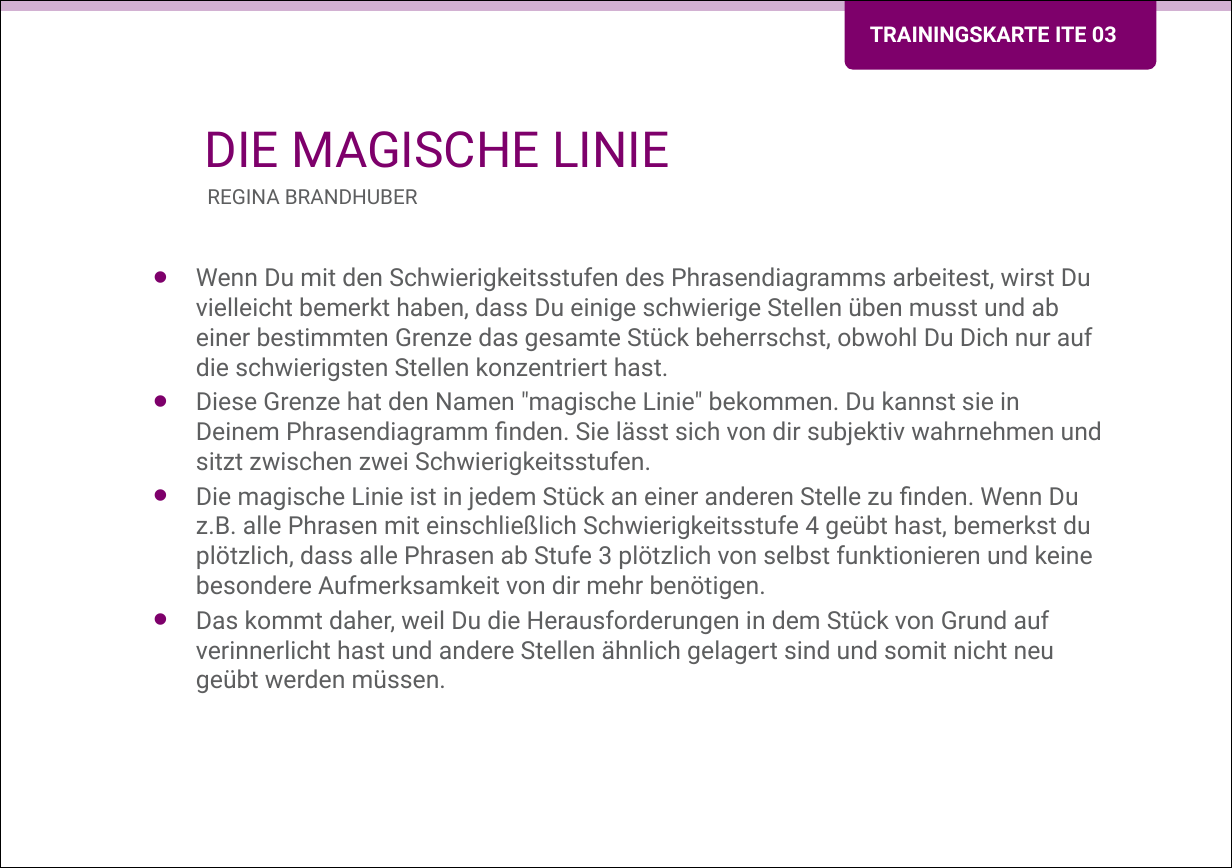
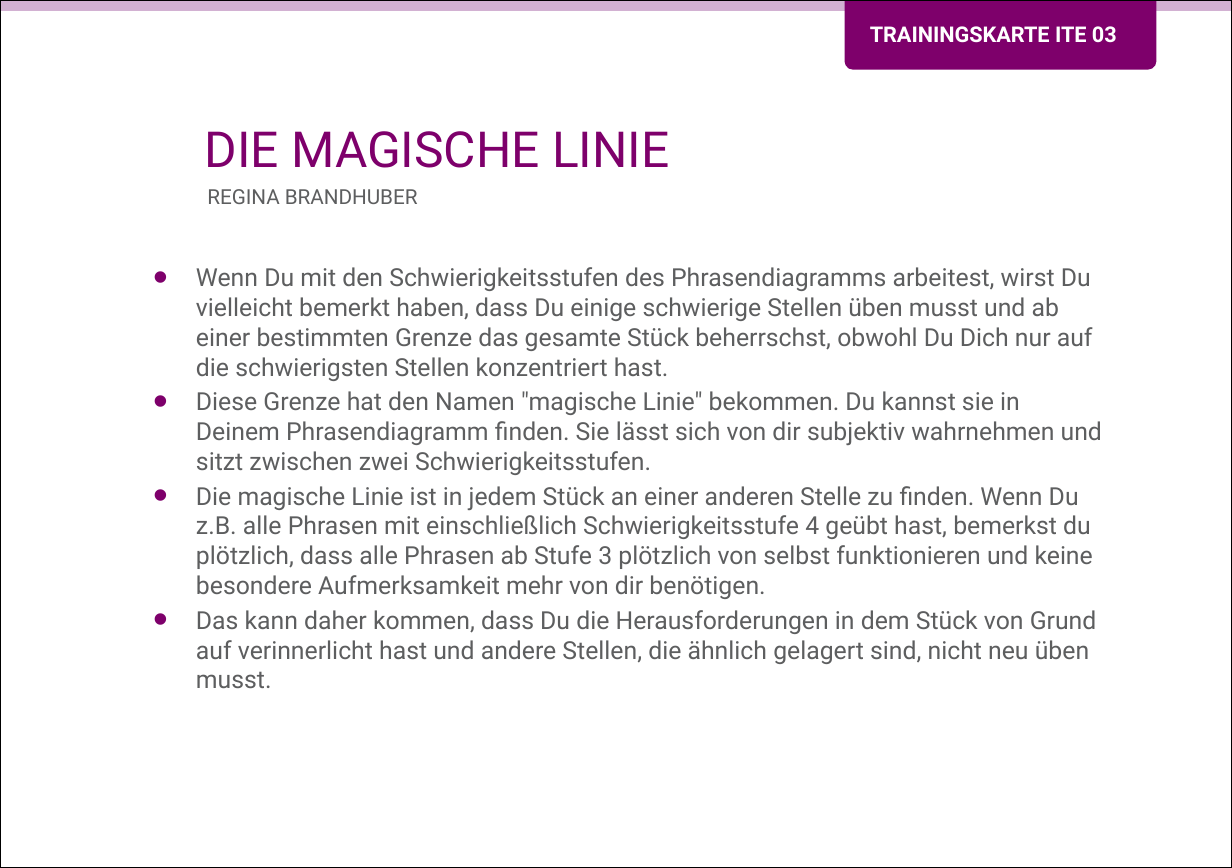
Before and after one commit to Teamtool/training-materials, a slide deck: slide 1 of training-cards/music moves/Iterative (ITE)/ger_ITE_03_Die_magische_Linie_MM_A.pptx. Drawn at 1232x868 pixels with LibreOffice and Linux fonts; fonts in the diff are those of the drawing; background and template pictures are left out. Boxes give left, top, right and bottom in pixels: in the first picture for what was removed or moved away, otherwise in the second. Text is boxed around its words. In the diff, an @@ line names an element or a change of style, - is before the commit and + after.

```diff
--- a/training-cards/music moves/Iterative (ITE)/ger_ITE_03_Die_magische_Linie_MM_A.pptx
+++ b/training-cards/music moves/Iterative (ITE)/ger_ITE_03_Die_magische_Linie_MM_A.pptx
@@ text at box(196, 486, 1097, 688): text changed @@
-• Die magische Linie ist in jedem Stück an einer anderen Stelle zu finden. Wenn Du z.B. alle Phrasen mit einschließlich Schwierigkeitsstufe 4 geübt hast, bemerkst du plötzlich, dass alle Phrasen ab Stufe 3 plötzlich von selbst funktionieren und keine besondere Aufmerksamkeit von dir mehr benötigen.
-• Das kommt daher, weil Du die Herausforderungen in dem Stück von Grund auf verinnerlicht hast und andere Stellen ähnlich gelagert sind und somit nicht neu geübt werden müssen.
+• Die magische Linie ist in jedem Stück an einer anderen Stelle zu finden. Wenn Du z.B. alle Phrasen mit einschließlich Schwierigkeitsstufe 4 geübt hast, bemerkst du plötzlich, dass alle Phrasen ab Stufe 3 plötzlich von selbst funktionieren und keine besondere Aufmerksamkeit mehr von dir benötigen.
+• Das kann daher kommen, dass Du die Herausforderungen in dem Stück von Grund auf verinnerlicht hast und andere Stellen, die ähnlich gelagert sind, nicht neu üben musst.
```
Also in this commit, not shown: 1 other slide changed, 3 other files.
